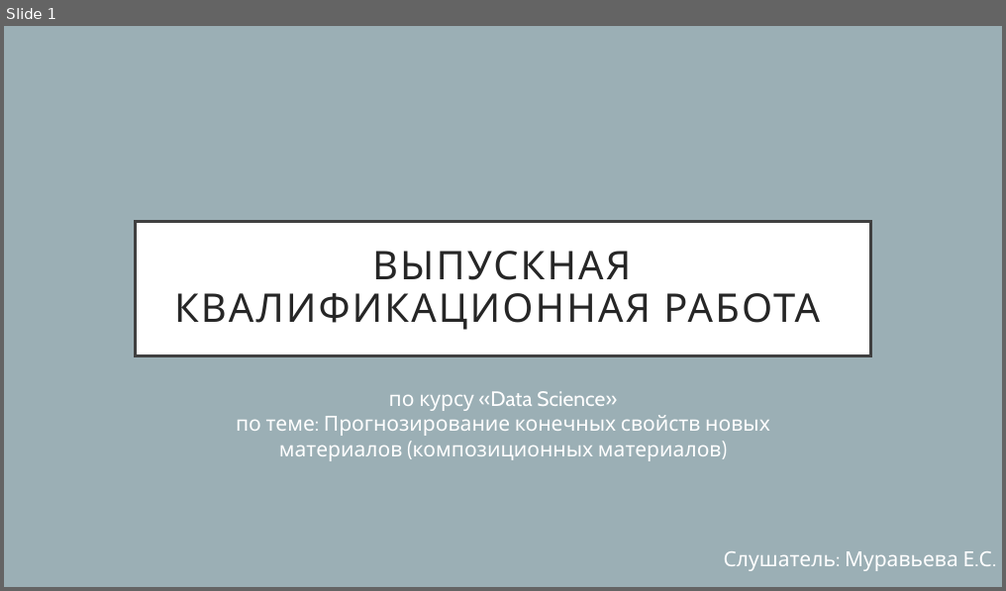
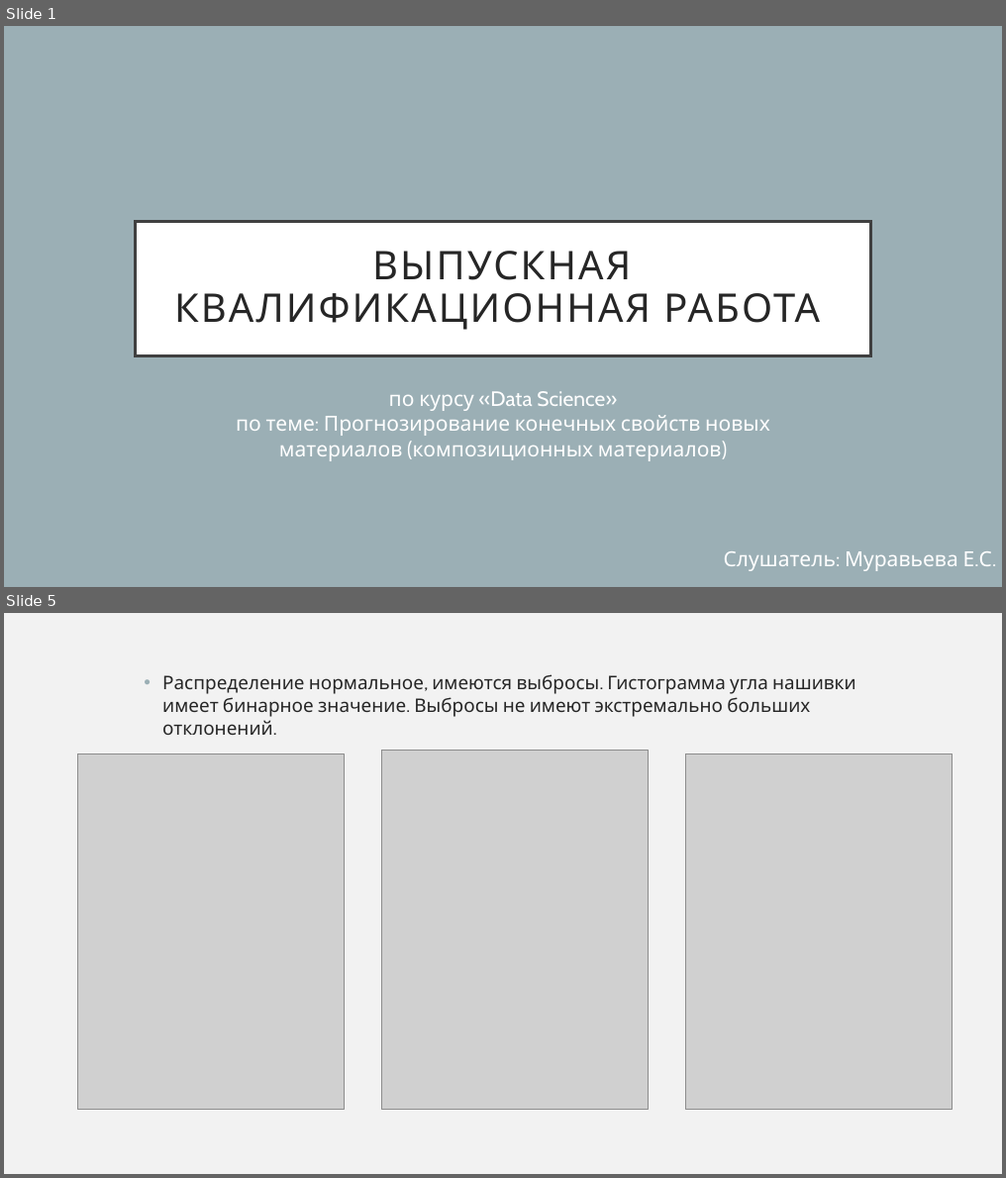
Before and after one commit to katushas009/bmstu_data_science_muraveva, a slide deck: ВКР_Муравьева.pptx. Shown one above the other, each under a label of ours: slide 1 before the commit, slides 1 and 5 after it; the slides between them are not shown. The pictures are 1006x591 and 1006x1178 pixels, drawn with LibreOffice and Linux fonts; fonts in the diff are those of the drawing; grey boxes stand for pictures. Boxes give left, top, right and bottom in pixels: in the first picture for what was removed or moved away, otherwise in the second. Text is boxed around its words. In the diff, an @@ line names an element or a change of style, - is before the commit and + after.

```diff
--- a/ВКР_Муравьева.pptx
+++ b/ВКР_Муравьева.pptx
@@ slide 5 added at box(4, 613, 1002, 1174), background #F2F2F2 @@
@@ text added at box(162, 674, 856, 735), 18 pt, text #262626 @@
+• Распределение нормальное, имеются выбросы. Гистограмма угла нашивки имеет бинарное значение. Выбросы не имеют экстремально больших отклонений.
@@ picture added at box(77, 755, 344, 1110) @@
@@ picture added at box(382, 750, 648, 1110) @@
@@ picture added at box(686, 755, 952, 1110) @@
```
Also in this commit, not shown: 9 other slides added, 1 other file.
